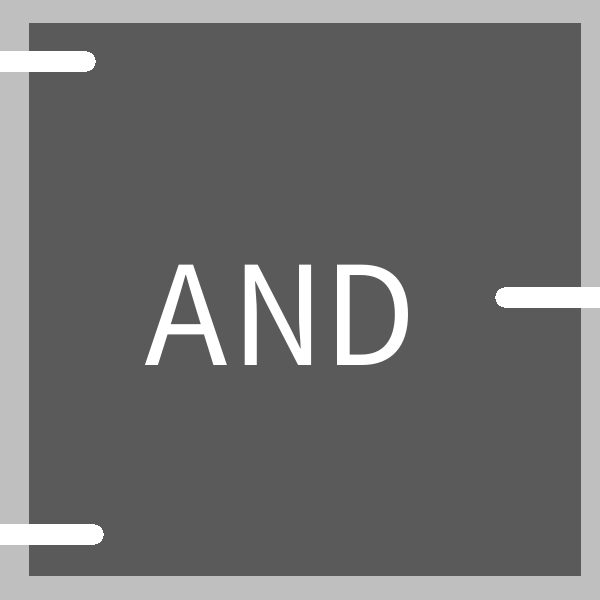
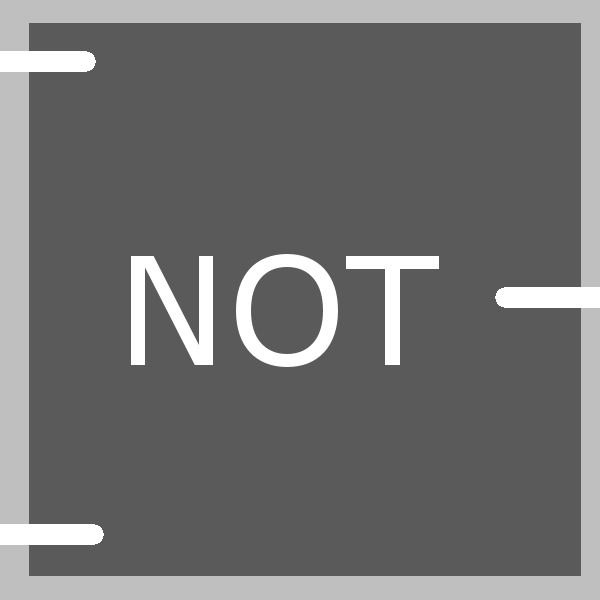
Layered file, before and after one edit (600px x 600px). Changes by layer:
renamed "AND" to "NOT", painted on it over [131, 254, 439, 367]
